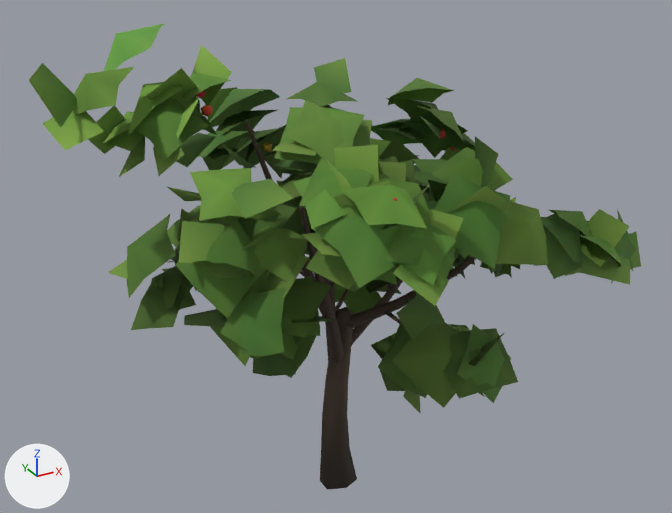
Before and after pictures for a commit that changed the glTF model public/ark/assets/v1/trees/apple-a.lod1.glb.
One viewpoint serves both versions: a 50 mm lens placed at (-4.11, -7.44, 6.43), pointed at (0.02, 0.06, 2.68). The lights are fixed; the arrows at lower left show +X, +Y and +Z. The first picture is the older version.

The older version as bpy lines, for what is in view:
```python
me_mesh_0 = bpy.data.meshes.new('Mesh_0')
me_mesh_0.from_pydata(...)  # 2357 vertices, 2200 faces; spans x -2.75..2.72, y -2.32..2.27, z -0.03..4.99
me_mesh_0.materials.append(mat_ark_vertex_colour)
ob_mesh_0 = bpy.data.objects.new('Mesh_0', me_mesh_0)
ob_mesh_0.location = (0.0, 0.0, 0.0)
```
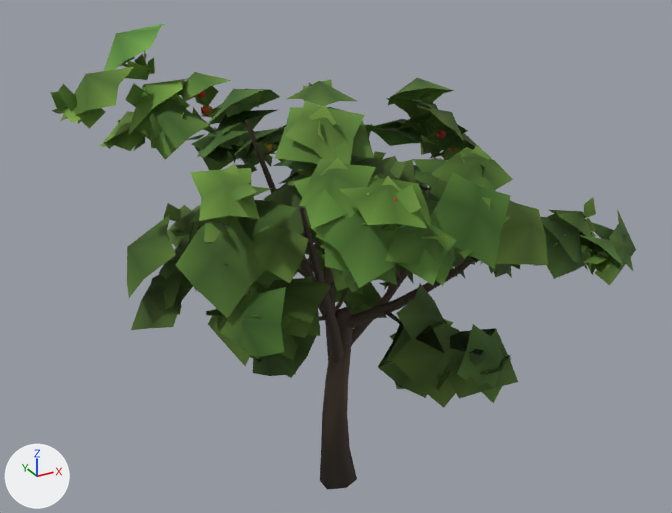
Changed parts and their boxes [x1, y1, x2, y2] in the pictures (672 x 513 px):
'Mesh_0', reshaped: before [29, 23, 641, 489]; after [51, 23, 636, 489]
part 1 of me_mesh_0, cut back (mostly hidden afterwards): before [29, 45, 641, 414]; after [51, 51, 620, 390]
part 2 of me_mesh_0, recoloured: before [73, 27, 636, 397]; after [60, 27, 636, 397]

Edits to the bpy script that builds the scene:
```text
Change me_mesh_0:
    used by ob_mesh_0; location = (0.0, 0.0, 0.0)
    remove me_mesh_0.from_pydata(...)  # 2357 vertices, 2200 faces; spans x -2.75..2.72, y -2.32..2.27, z -0.03..4.99
    add me_mesh_0.from_pydata(...)  # 4557 vertices, 3300 faces; spans x -2.55..2.68, y -2.24..2.28, z -0.03..4.99
    me_mesh_0 part 1: 411 vertices moved from x -2.75..2.72, y -2.32..2.27, z 1.43..4.84 to x -2.51..2.53, y -2.09..2.05, z 1.66..4.67; 6 vertices removed from x -0.41..1.2, y -1.01..0.96, z 2.81..3.42; 2206 vertices added at x -2.55..2.57, y -2.19..2.28, z 1.43..4.97
    me_mesh_0 part 2: 1267 kept faces spanning x -2.49..2.68, y -2.24..2.24, z 1.37..4.99 get new vertex colours; the middle colour goes from dark green #4e732a to dark green #4a6c28
```
